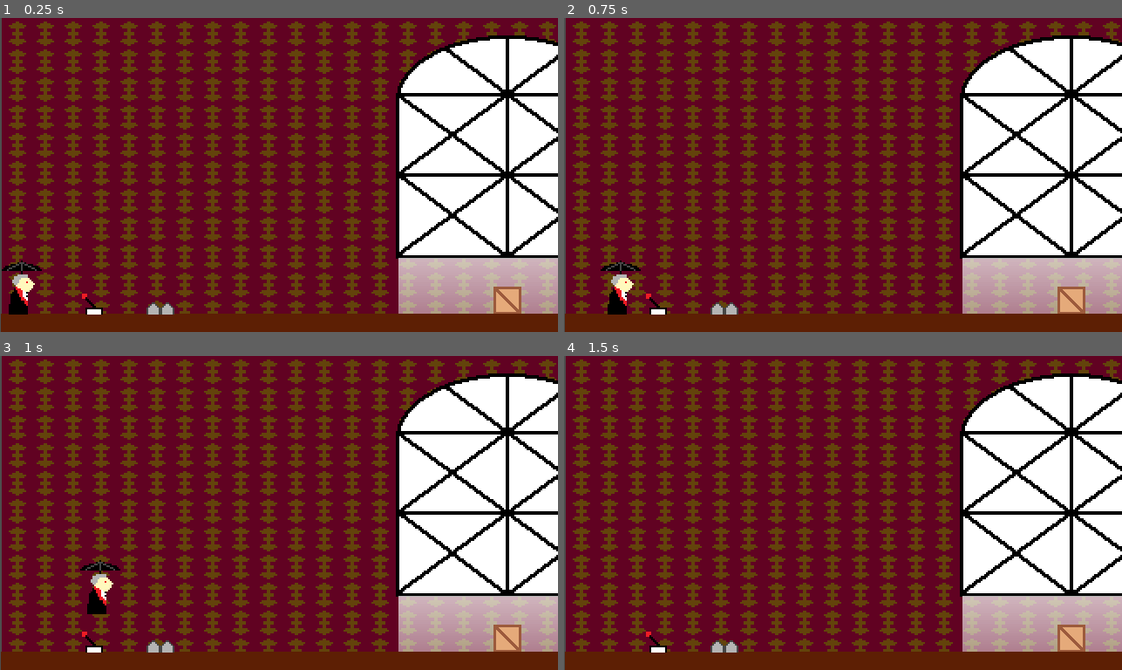
Above: before the commit, frames 1-4 (two rows, left to right).
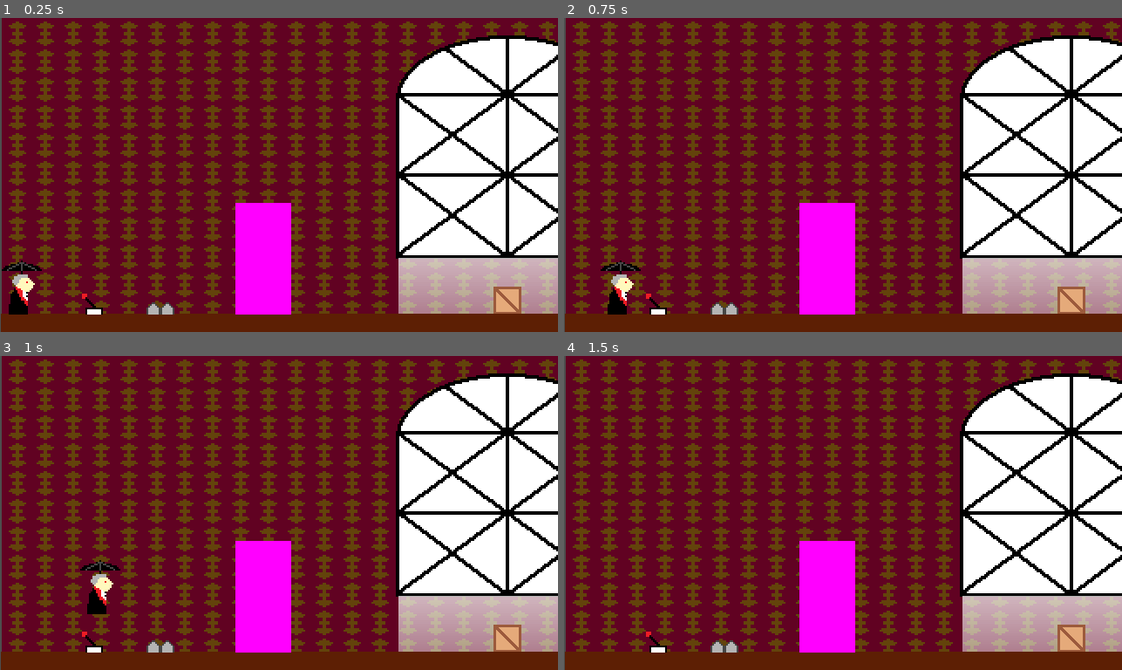
Above: after the commit, the same moments.

Repository: JedsadaSrijunpoe/sunlight-is-enemy
Game: Godot game, scene res://Level/level_1.tscn
Same seed, same stepped clock (60 frames per second), same inputs: the game is played once before the commit and once after it.
Inputs:
- Up to frame 1 (0.25 s): no input
- Up to frame 2 (0.75 s): tap Enter at 0.5 s; hold D (move_right) from 0.53 s (still down); tap J (interact) at 0.6 s
- Up to frame 3 (1 s): keep holding D (move_right); tap W (jump) at 0.77 s
- Up to frame 4 (1.5 s): keep holding D (move_right); tap Space (toggle) at 1.35 s

The runs differ from the first frame. In frame 1, 3.6% of the frame differs, in the area x 42-53%, y 58-95%; in frame 2, 3.6%; in frame 3, 3.6%; in frame 4, 3.6%.

Commit message:
Add door

Diff:
--- a/Level/level_1.tscn
+++ b/Level/level_1.tscn
@@ -7,6 +7,8 @@
 [ext_resource type="PackedScene" uid="uid://coq2wpfjr3ppr" path="res://World/crate.tscn" id="3_5571h"]
 [ext_resource type="PackedScene" uid="uid://bw878r7c0fvro" path="res://Hazard/spike_trap.tscn" id="6_mpf2n"]
 [ext_resource type="PackedScene" uid="uid://cxqt7udetk2iw" path="res://World/switch.tscn" id="7_kwgax"]
+[ext_resource type="PackedScene" uid="uid://dsh4lmynpchsw" path="res://World/door.tscn" id="8_04nre"]
+[ext_resource type="Script" path="res://World/door.gd" id="9_503hg"]
 
 [sub_resource type="Gradient" id="Gradient_iuo6q"]
 colors = PackedColorArray(0.36601, 0.12483, 0.0196051, 1, 1, 1, 1, 1)
@@ -63,6 +65,12 @@
 [node name="Switch" parent="." instance=ExtResource("7_kwgax")]
 position = Vector2(54, 162)
 
+[node name="Door" parent="." instance=ExtResource("8_04nre")]
+position = Vector2(151, 138)
+script = ExtResource("9_503hg")
+
+[connection signal="switch_state_changed" from="Switch" to="Door" method="_on_switch_switch_state_changed"]
+
 [editable path="Window"]
 [editable path="Window/Hitbox"]
 [editable path="Camera2D"]
--- /dev/null
+++ b/World/door.gd
@@ -0,0 +1,20 @@
+extends StaticBody2D
+
+
+# Called when the node enters the scene tree for the first time.
+func _ready():
+	pass # Replace with function body.
+
+
+# Called every frame. 'delta' is the elapsed time since the previous frame.
+func _process(delta):
+	pass
+
+
+func _on_switch_switch_state_changed(activated):
+	if activated:
+		$CollisionShape2D.disabled = true
+		$Sprite2D.hide()
+	else:
+		$CollisionShape2D.disabled = false
+		$Sprite2D.show()
--- /dev/null
+++ b/World/door.tscn
@@ -0,0 +1,15 @@
+[gd_scene load_steps=3 format=3 uid="uid://dsh4lmynpchsw"]
+
+[sub_resource type="PlaceholderTexture2D" id="PlaceholderTexture2D_t88jy"]
+size = Vector2(32, 64)
+
+[sub_resource type="RectangleShape2D" id="RectangleShape2D_brq4w"]
+size = Vector2(32, 64)
+
+[node name="Door" type="StaticBody2D"]
+
+[node name="Sprite2D" type="Sprite2D" parent="."]
+texture = SubResource("PlaceholderTexture2D_t88jy")
+
+[node name="CollisionShape2D" type="CollisionShape2D" parent="."]
+shape = SubResource("RectangleShape2D_brq4w")
--- a/World/switch.gd
+++ b/World/switch.gd
@@ -2,9 +2,9 @@
 
 var entered = false
 var activated = false
-signal switch_state_changed(state)
+signal switch_state_changed(activated)
 
-func _process(delta):
+func _process(_delta):
 	# Toggle the switch
 	if entered and Input.is_action_just_pressed("interact"):
 		activated = not activated
Not shown: 1 places in Level/level_1.tscn that only renumber resources
